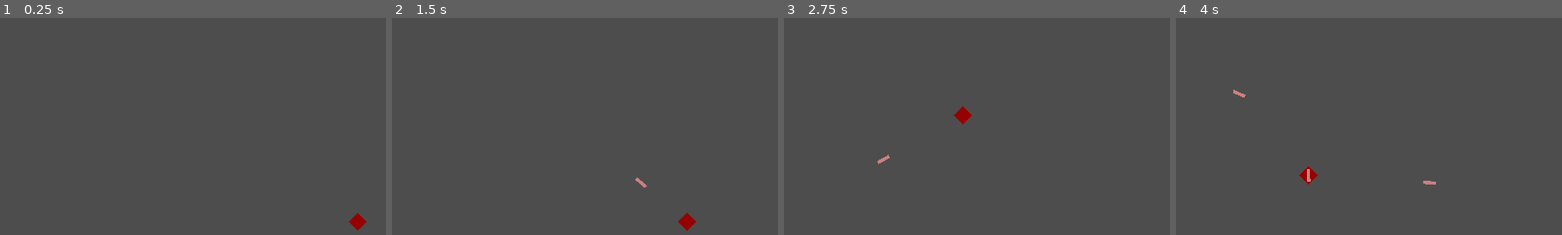
Above: before the commit, frames 1-4 (left to right).
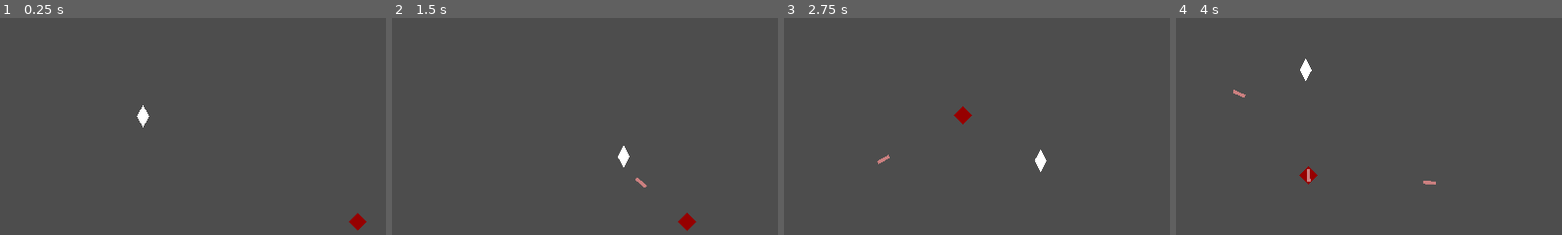
Above: after the commit, the same moments.

Repository: SytonK/DodgeMaster
Game: Godot game, scene res://src/levels/sandbox/sandbox.tscn
Two runs of this game, one before a commit and one after it. Both use one fixed random seed, a clock stepped at 60 frames per second and the inputs below.
Inputs:
- Up to frame 1 (0.25 s): no input
- Up to frame 2 (1.5 s): tap Enter at 0.5 s; hold Right (move_right) 0.53-1.28 s; hold Down (move_down) from 1.28 s (still down)
- Up to frame 3 (2.75 s): release Down (move_down) at 2.03 s; hold Right (move_right) from 2.03 s (still down)
- Up to frame 4 (4 s): release Right (move_right) at 2.78 s; hold Up (move_up) 2.78-3.53 s; hold Left (move_left) from 3.53 s (still down)
The pictures show only the part of the screen within x 32-82%, y 27-77%; the shares and areas given below are measured in that part.

The runs differ from the first frame. In frame 1, 0.2% of the frame differs, in the area x 35-39%, y 40-51%; in frame 2, 0.2%; in frame 3, 0.2%, in the area x 65-69%, y 60-71%; in frame 4, 0.2%.

Commit message:
Player/body

Diff:
--- a/src/player/player.tscn
+++ b/src/player/player.tscn
@@ -2,19 +2,24 @@
 
 [ext_resource type="Script" path="res://src/player/player.gd" id="1_0y56l"]
 [ext_resource type="Script" path="res://src/components/hitbox and hurtbox/hurtbox/hurtbox.gd" id="2_qesyn"]
+[ext_resource type="Texture2D" uid="uid://brd8dhlk8hmk1" path="res://assets/testing/White spuer 32 x 32.png" id="2_rltio"]
 
 [sub_resource type="RectangleShape2D" id="RectangleShape2D_bg8lc"]
-size = Vector2(64, 64)
-
-[sub_resource type="RectangleShape2D" id="RectangleShape2D_4xj4l"]
-size = Vector2(64, 64)
+size = Vector2(32, 32)
 
 [node name="Player" type="CharacterBody2D"]
 collision_layer = 2
 motion_mode = 1
 script = ExtResource("1_0y56l")
 
+[node name="Sprite2D" type="Sprite2D" parent="."]
+rotation = -1.09083
+skew = 0.610865
+texture = ExtResource("2_rltio")
+
 [node name="CollisionShape2D" type="CollisionShape2D" parent="."]
+rotation = -1.09083
+skew = 0.610865
 shape = SubResource("RectangleShape2D_bg8lc")
 
 [node name="Camera2D" type="Camera2D" parent="."]
@@ -26,6 +31,9 @@
 script = ExtResource("2_qesyn")
 
 [node name="CollisionShape2D" type="CollisionShape2D" parent="hurtbox"]
-shape = SubResource("RectangleShape2D_4xj4l")
+rotation = -1.09083
+scale = Vector2(1, 1)
+skew = 0.610865
+shape = SubResource("RectangleShape2D_bg8lc")
 
 [connection signal="hurt" from="hurtbox" to="." method="_on_hurtbox_hurt"]
